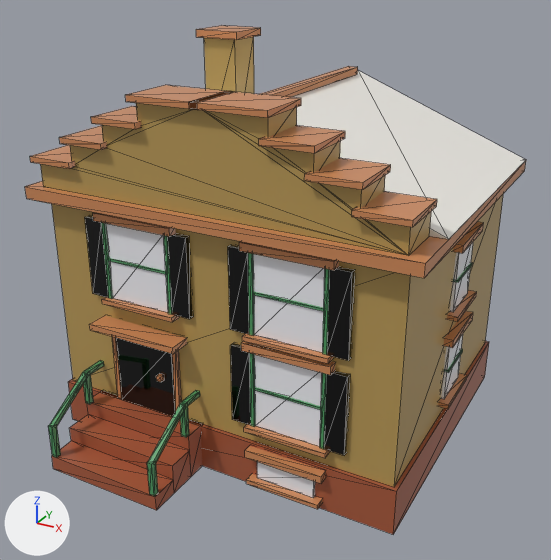
Two versions of the glTF model assets/managed-models/buildings/house-1x1-2f-dutch-a/house-1x1-2f-dutch-a.glb, one commit apart.
Before and after are seen from a camera (50 mm lens) standing at (0.882, -1.604, 1.202) and looking at (0.018, -0.032, 0.416). The axes (+X, +Y, +Z) are drawn at lower left. The lights are the same throughout. The older version comes first. Mesh edges are drawn as thin lines. Vertices at exactly the same position are counted once.

Names of what the first picture shows: 'house-1x1-2f-dutch-a'.
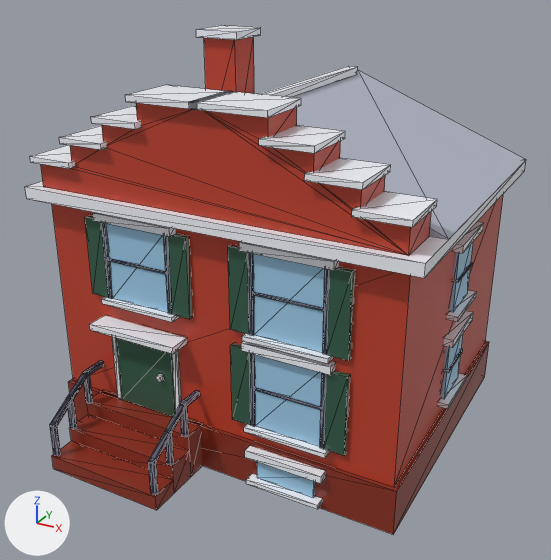
Boxes (x1, y1, x2, y2) around the edits, measured in the pictures (551 x 560 px; the box of a moved part takes in the faces that stretch with it):
part 1 of me_house_1x1_2f_dutch_a, moved or reshaped: before (82, 371, 94, 404); after (66, 397, 77, 430)
part 2 of me_house_1x1_2f_dutch_a, moved or reshaped: before (179, 403, 189, 437); after (83, 370, 93, 404)
part 3 of me_house_1x1_2f_dutch_a, moved or reshaped: before (147, 461, 158, 496); after (148, 460, 158, 495)
part 4 of me_house_1x1_2f_dutch_a, added: after (164, 430, 174, 465)
part 5 of me_house_1x1_2f_dutch_a, added: after (180, 401, 189, 437)
part 6 of me_house_1x1_2f_dutch_a, moved or reshaped: before (48, 424, 61, 458); after (50, 423, 61, 457)
part 7 of me_house_1x1_2f_dutch_a, surface changed: (25, 25, 526, 534) in both

The change, as a list of edits to the scene's bpy script:
```text
Change me_house_1x1_2f_dutch_a:
    used by ob_house_1x1_2f_dutch_a; location = (0.0, 0.0, 0.0)
    verts and faces of me_house_1x1_2f_dutch_a; kept vertices keep their numbers, new ones are numbered from 758
    before: 706 (-0.357, -0.5, 0.04) at pixel (52, 455), 707 (-0.343, -0.5, 0.04) at pixel (56, 457), 708 (-0.343, -0.486, 0.04) at pixel (60, 454), 709 (-0.357, -0.486, 0.04), 710 (-0.357, -0.5, 0.13) at pixel (48, 425)
    before: 711 (-0.343, -0.5, 0.13) at pixel (52, 427), 712 (-0.343, -0.486, 0.13) at pixel (56, 424), 713 (-0.357, -0.486, 0.13) at pixel (52, 422)
    remove me_house_1x1_2f_dutch_a.from_pydata(...)  # 758 vertices, 1248 faces; spans x -0.5..0.5, y -0.5..0.495, z 0.0..0.99
    add me_house_1x1_2f_dutch_a.from_pydata(...)  # 774 vertices, 1272 faces; spans x -0.5..0.5, y -0.5..0.495, z 0.0..0.99
    me_house_1x1_2f_dutch_a part 1: the loose piece of 8 vertices spanning x -0.357..-0.343, y -0.367..-0.353, z 0.12..0.21 is moved by (0.0, -0.065, -0.039)
    me_house_1x1_2f_dutch_a part 2: the loose piece of 8 vertices spanning x -0.057..-0.043, y -0.367..-0.353, z 0.12..0.21 is moved by (-0.3, 0.0, 0.001)
    me_house_1x1_2f_dutch_a part 3: the loose piece of 8 vertices spanning x -0.057..-0.043, y -0.5..-0.486, z 0.04..0.13 is moved by (0.0, 0.003, 0.001)
    me_house_1x1_2f_dutch_a part 4: a new loose piece, a box spanning x -0.056..-0.044, y -0.431..-0.419, z 0.08..0.172, in mat_m_house_1x1_2f_dutch_a
    me_house_1x1_2f_dutch_a part 5: a new loose piece, a box spanning x -0.056..-0.044, y -0.366..-0.354, z 0.12..0.212, in mat_m_house_1x1_2f_dutch_a
    me_house_1x1_2f_dutch_a part 6
    add verts[706] = (-0.356, -0.496, 0.04)  # moved, pixel (53, 455)
    add verts[707] = (-0.344, -0.496, 0.04)  # moved, pixel (57, 456)
    add verts[708] = (-0.344, -0.484, 0.04)  # moved, pixel (60, 454)
    add verts[709] = (-0.356, -0.484, 0.04)  # moved
    add verts[710] = (-0.356, -0.496, 0.132)  # moved, pixel (49, 424)
    add verts[711] = (-0.344, -0.496, 0.132)  # moved, pixel (53, 425)
    add verts[712] = (-0.344, -0.484, 0.132)  # moved, pixel (56, 423)
    add verts[713] = (-0.356, -0.484, 0.132)  # moved, pixel (53, 421)
    me_house_1x1_2f_dutch_a part 7: 1212 kept faces spanning x -0.5..0.5, y -0.5..0.495, z 0.0..0.99 get new texture (UV) coordinates
```
